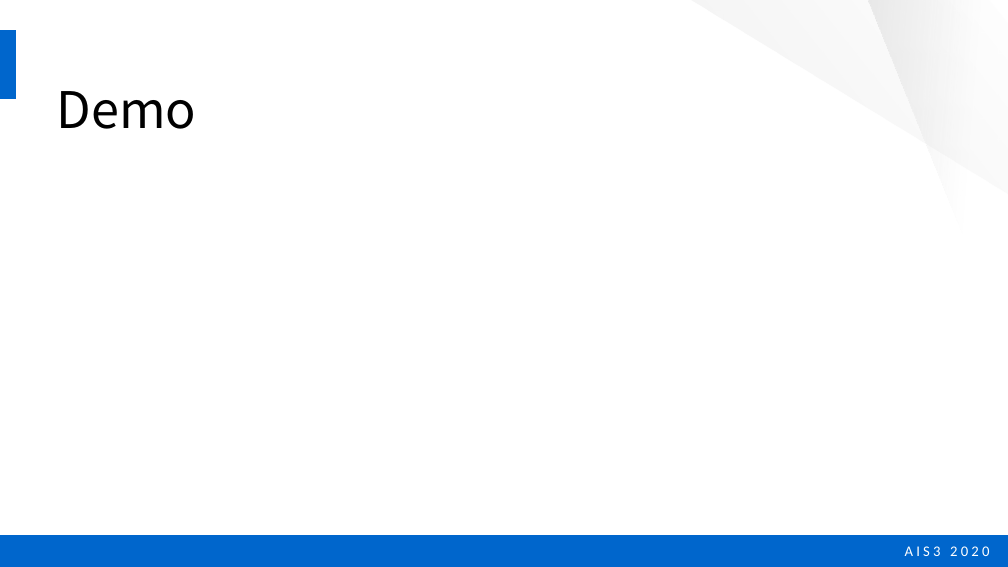
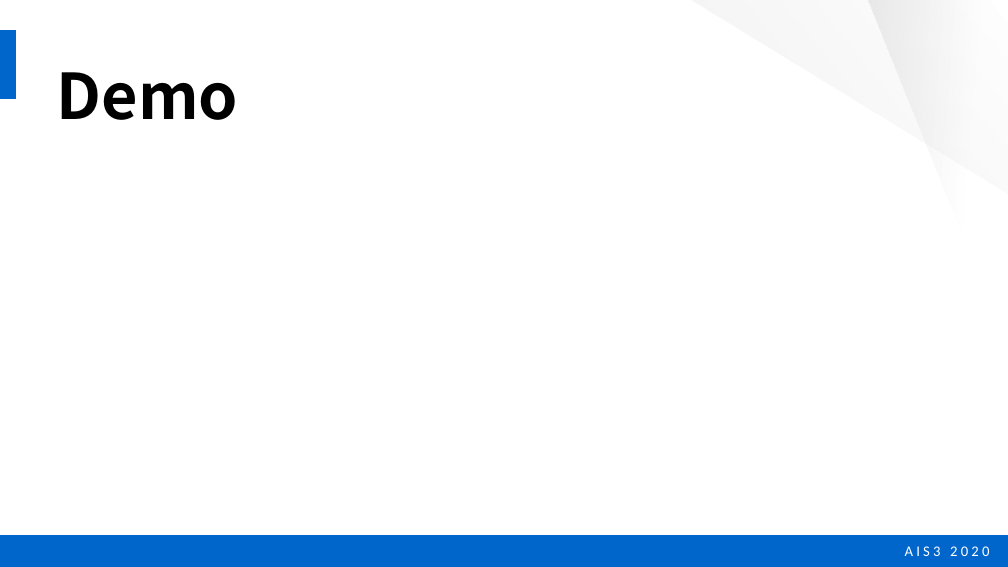
Before and after one commit to twinklestar03/AIS3-Dragon, a slide deck: slide 13 of AIS3 dragon security.pptx. Drawn at 1008x567 pixels with LibreOffice and Linux fonts; fonts in the diff are those of the drawing. Boxes give left, top, right and bottom in pixels: in the first picture for what was removed or moved away, otherwise in the second. Text is boxed around its words. In the diff, an @@ line names an element or a change of style, - is before the commit and + after.

```diff
--- a/AIS3 dragon security.pptx
+++ b/AIS3 dragon security.pptx
@@ text "Demo": place and size @@
-text "Demo" at [57, 91, 197, 129]
+text "Demo" at [57, 72, 239, 120]
@@ text "Demo" at [57, 72, 239, 120]: size 48 to 60 pt, bold on @@
```
Also in this commit, not shown: 9 other slides changed, 4 slides added, 4 slides removed.
